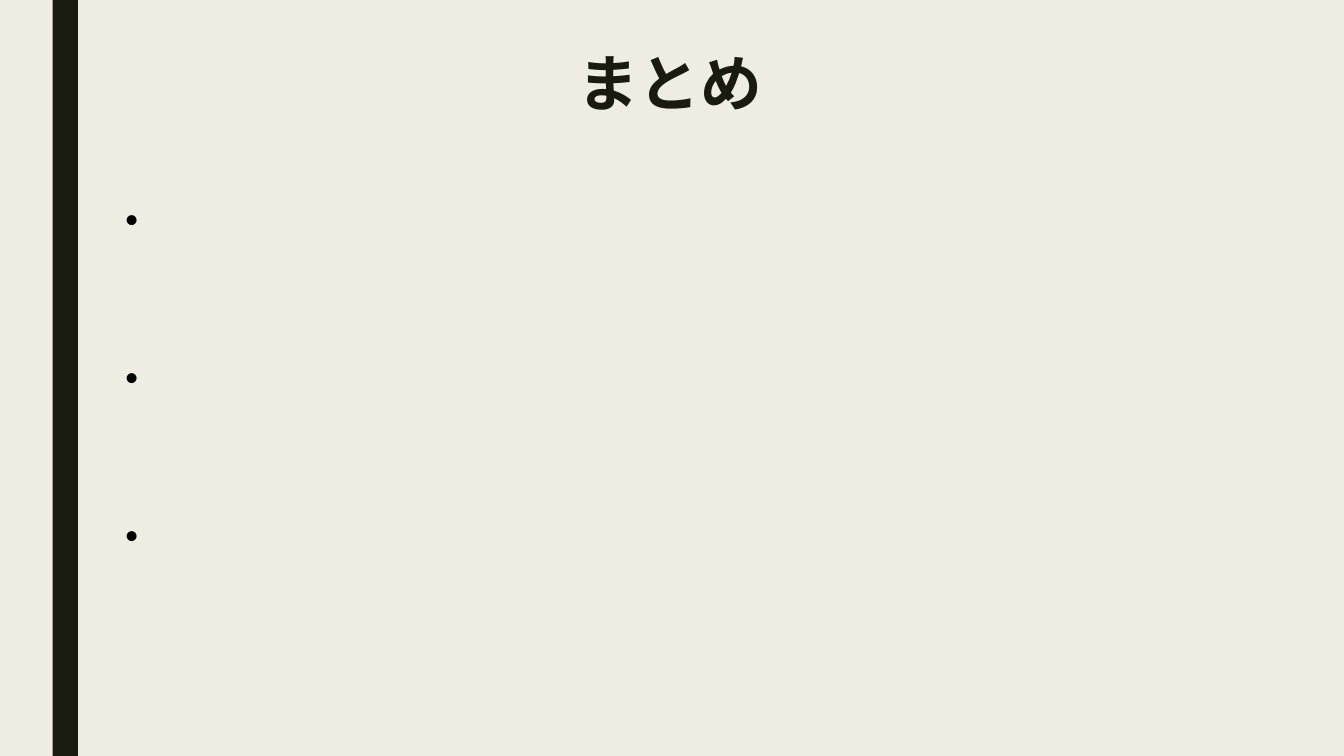
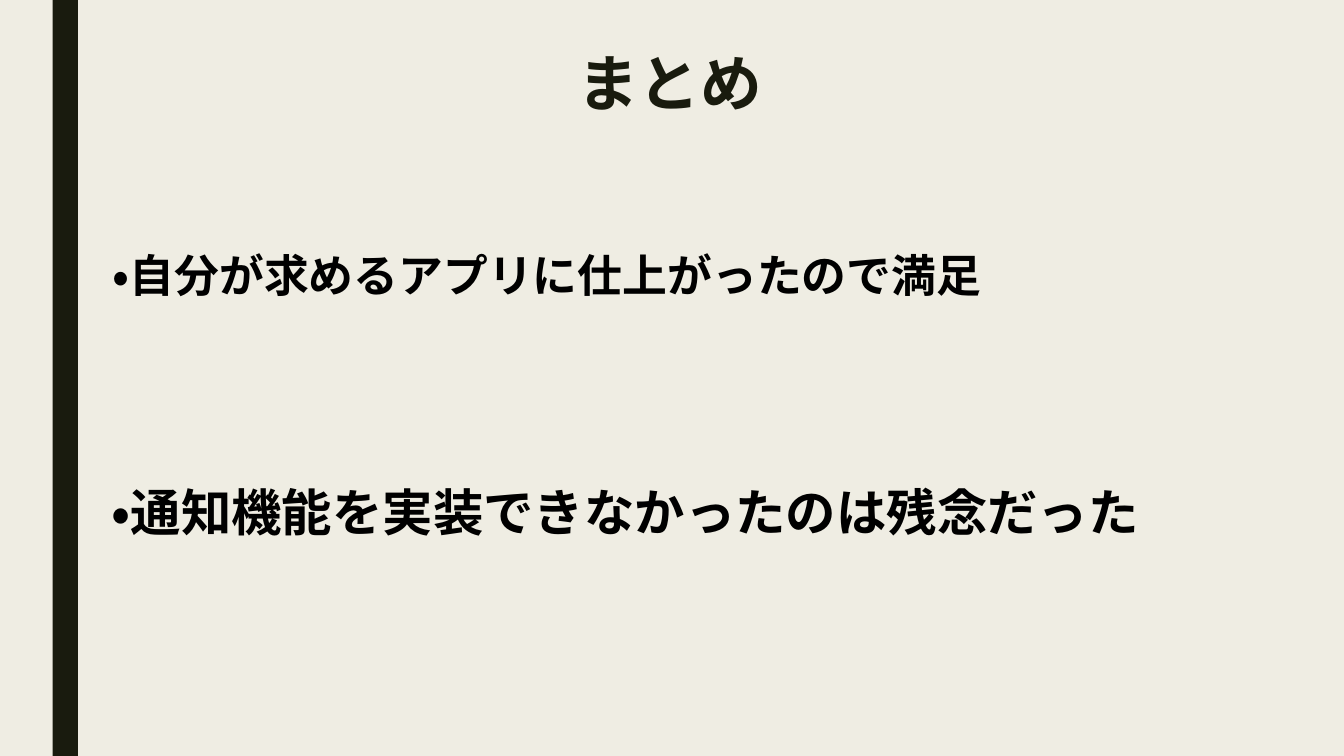
Before and after one commit to utaryu0520/mobile_utagawa2, a slide deck: slide 8 of モバイル授業_todoリスト.pptx (slide 7 before the commit). Drawn at 1344x756 pixels with LibreOffice and Linux fonts; fonts in the diff are those of the drawing. Boxes give left, top, right and bottom in pixels: in the first picture for what was removed or moved away, otherwise in the second. Text is boxed around its words. In the diff, an @@ line names an element or a change of style, - is before the commit and + after.

Commit message:
「開発の方向性」「実装できなかった機能」「アプリの使い方」「まとめ」ページ編集

```diff
--- a/モバイル授業_todoリスト.pptx
+++ b/モバイル授業_todoリスト.pptx
@@ text at (113, 253, 981, 296): text changed; size 28 to 32 pt @@
-・
+・自分が求めるアプリに仕上がったので満足
@@ text at (112, 487, 1139, 536): text changed; size 28 to 36 pt @@
-・
+・通知機能を実装できなかったのは残念だった
@@ text removed at (113, 531, 152, 541) @@
-・
```
Also in this commit, not shown: 2 other slides changed, 1 slide added.
